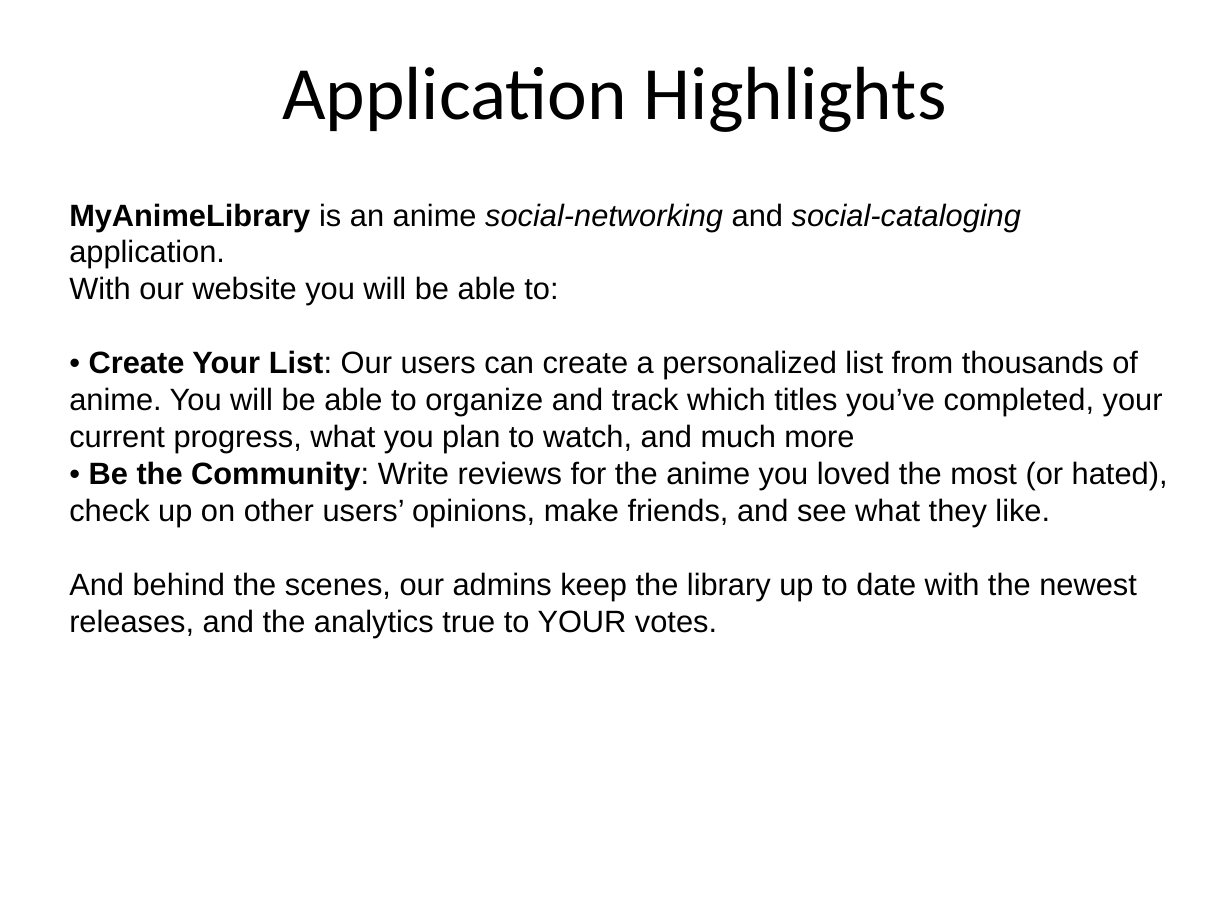
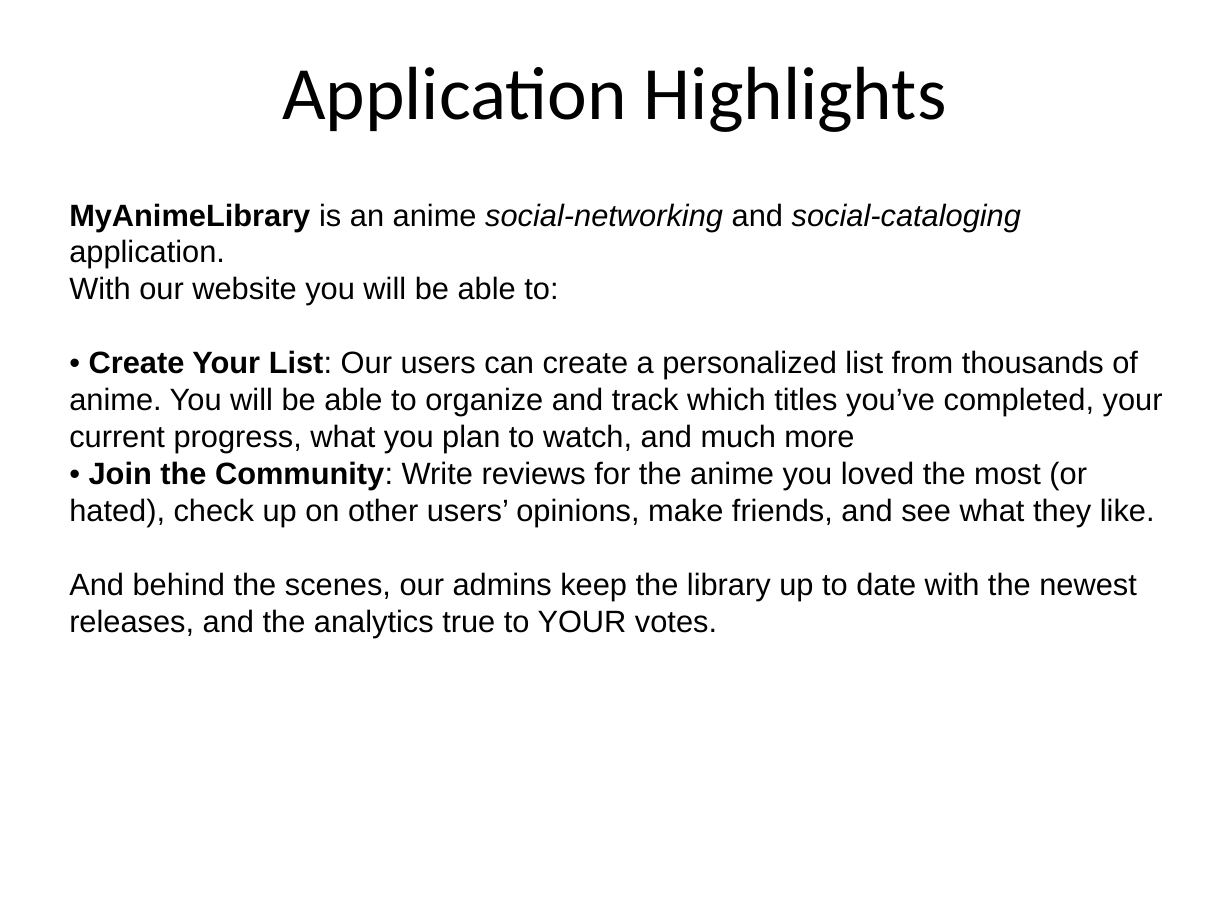
Before and after one commit to JacopoCarlon/LSMSDB_Project, a slide deck: slide 2 of 070_presentation/CarlonRiccardiElOurrak_ProjectDesignPresentation.pptx. Drawn at 1232x924 pixels with LibreOffice and Linux fonts; fonts in the diff are those of the drawing; background and template pictures are left out. Boxes give left, top, right and bottom in pixels: in the first picture for what was removed or moved away, otherwise in the second. Text is boxed around its words. In the diff, an @@ line names an element or a change of style, - is before the commit and + after.

```diff
--- a/070_presentation/CarlonRiccardiElOurrak_ProjectDesignPresentation.pptx
+++ b/070_presentation/CarlonRiccardiElOurrak_ProjectDesignPresentation.pptx
@@ text at [69, 461, 1155, 527]: text changed @@
-• Be the Community: Write reviews for the anime you loved the most (or hated), check up on other users’ opinions, make friends, and see what they like.
+• Join the Community: Write reviews for the anime you loved the most (or hated), check up on other users’ opinions, make friends, and see what they like.
```
Also in this commit, not shown: 3 other slides changed, 4 other files.
